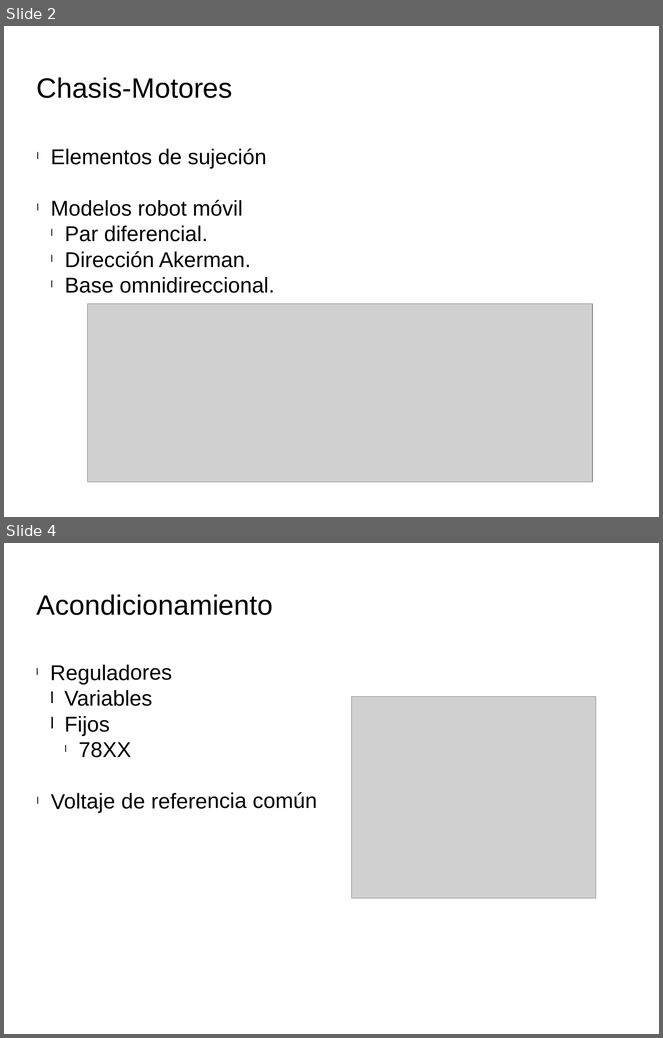
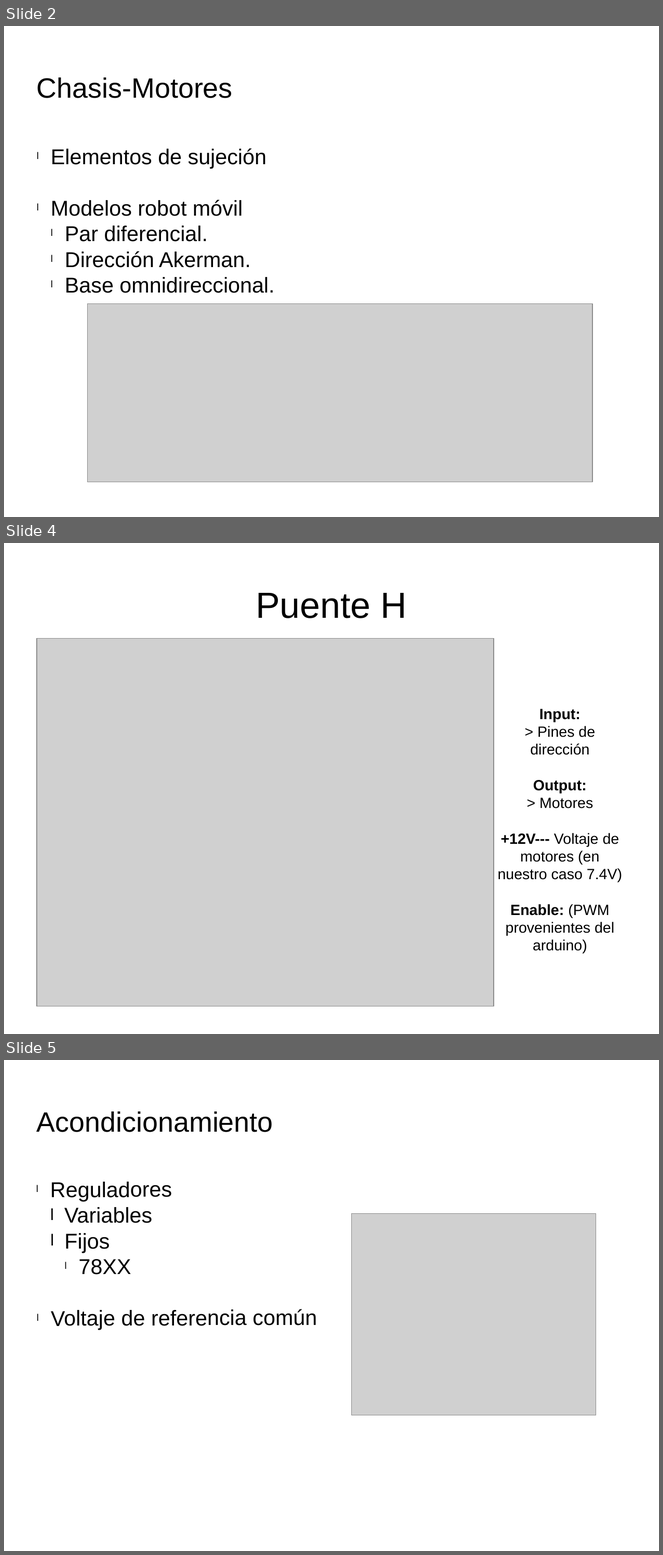
Before and after one commit to edgarVazquez43/Robots-y-modelos-del-comportamiento, a slide deck: presentaciones/2_Robot_movil.odp. Shown one above the other, each under a label of ours: slides 2 and 4 before the commit, slides 2, 4 and 5 after it; the slides between them are not shown. The pictures are 663x1038 and 663x1555 pixels, drawn with LibreOffice and Linux fonts; fonts in the diff are those of the drawing; grey boxes stand for pictures; background and template pictures are left out. Boxes give left, top, right and bottom in pixels: in the first picture for what was removed or moved away, otherwise in the second. Text is boxed around its words. In the diff, an @@ line names an element or a change of style, - is before the commit and + after.

```diff
--- a/presentaciones/2_Robot_movil.odp
+++ b/presentaciones/2_Robot_movil.odp
@@ slide 4 added at box(4, 543, 659, 1034), background picture (left out) @@
@@ title added at box(256, 593, 407, 618), 44 pt, text #000000 @@
+Puente H
@@ picture added at box(37, 638, 494, 1006) @@
@@ subtitle added at box(498, 709, 622, 954), 18 pt, text #000000 @@
+Input:
+> Pines de dirección
+Output:
+> Motores
++12V--- Voltaje de motores (en nuestro caso 7.4V)
+Enable: (PWM provenientes del arduino)
@@ what was slide 4 is now slide 5 @@
```
Also in this commit, not shown: 3 slides changed, 6 other files.
